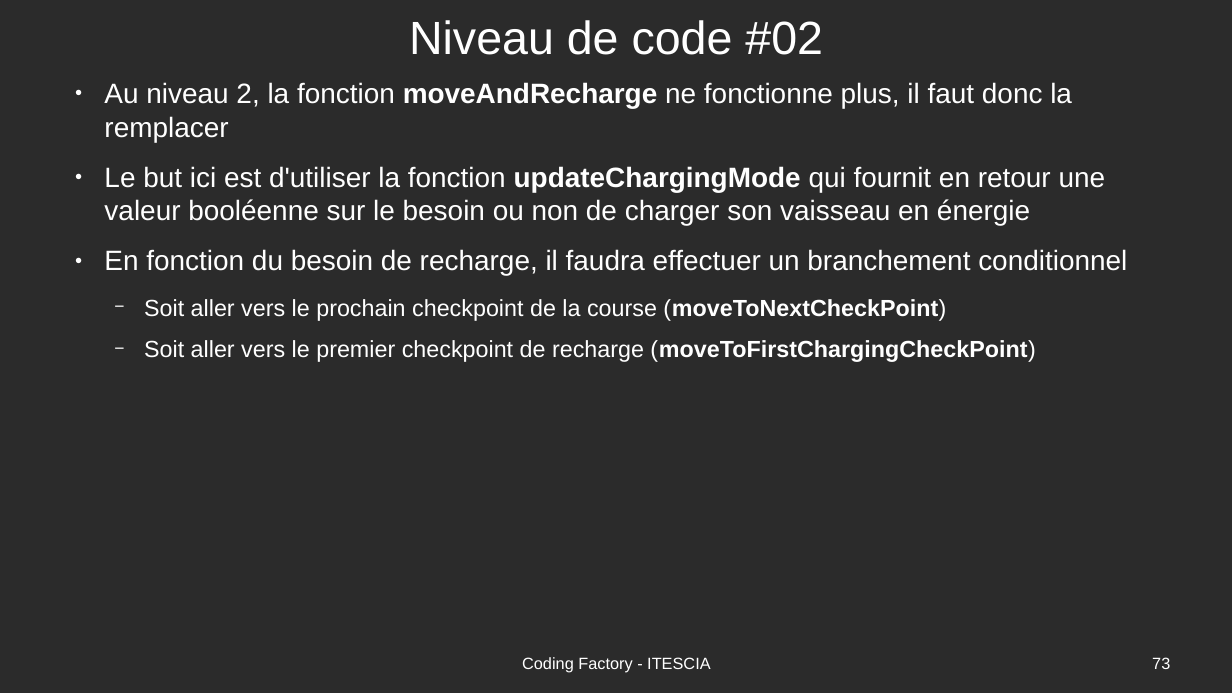
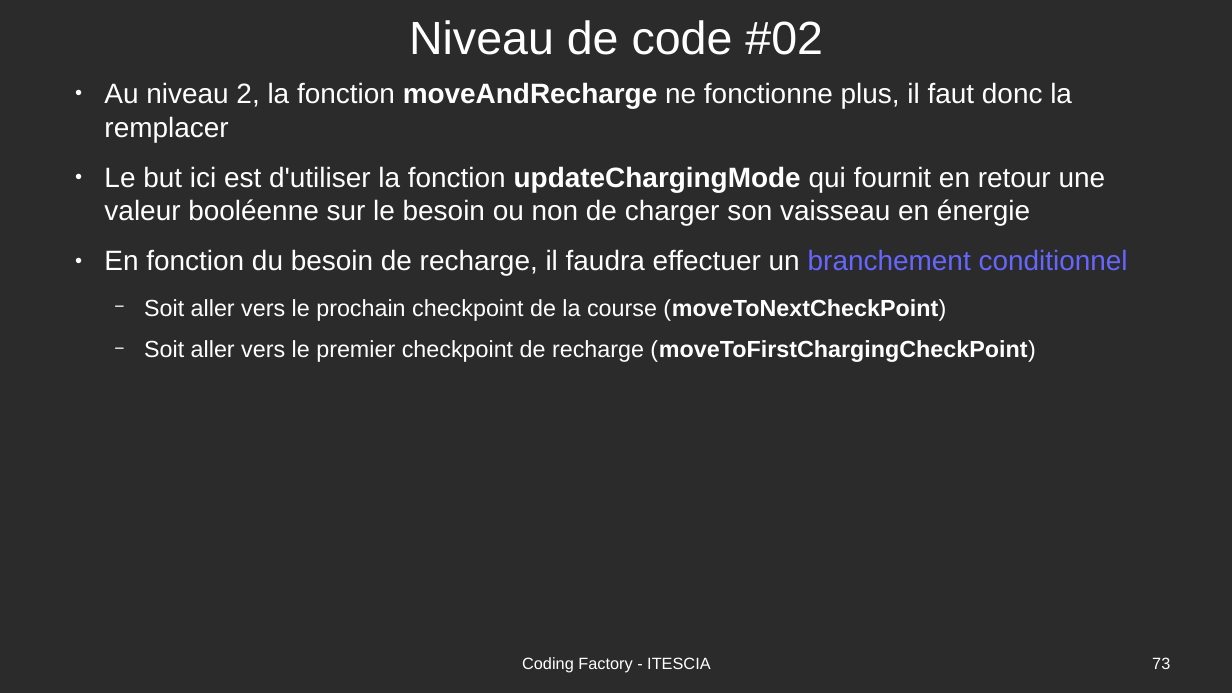
Before and after one commit to Romuald78/codingdojo_studentplugin, a slide deck: slide 73 of resources/doc/piscine_codingfactory.odp. Drawn at 1232x693 pixels with LibreOffice and Linux fonts; fonts in the diff are those of the drawing; background and template pictures are left out; a plain dark background stands for a picture behind light text. Boxes give left, top, right and bottom in pixels: in the first picture for what was removed or moved away, otherwise in the second. Text is boxed around its words. In the diff, an @@ line names an element or a change of style, - is before the commit and + after.

```diff
--- a/resources/doc/piscine_codingfactory.odp
+++ b/resources/doc/piscine_codingfactory.odp
@@ text at [104,249,1128,276]: text colour #FFFFFF to #6666FF in "branchement conditionnel" @@
```
Also in this commit, not shown: 3 other slides changed, 1 other file.
